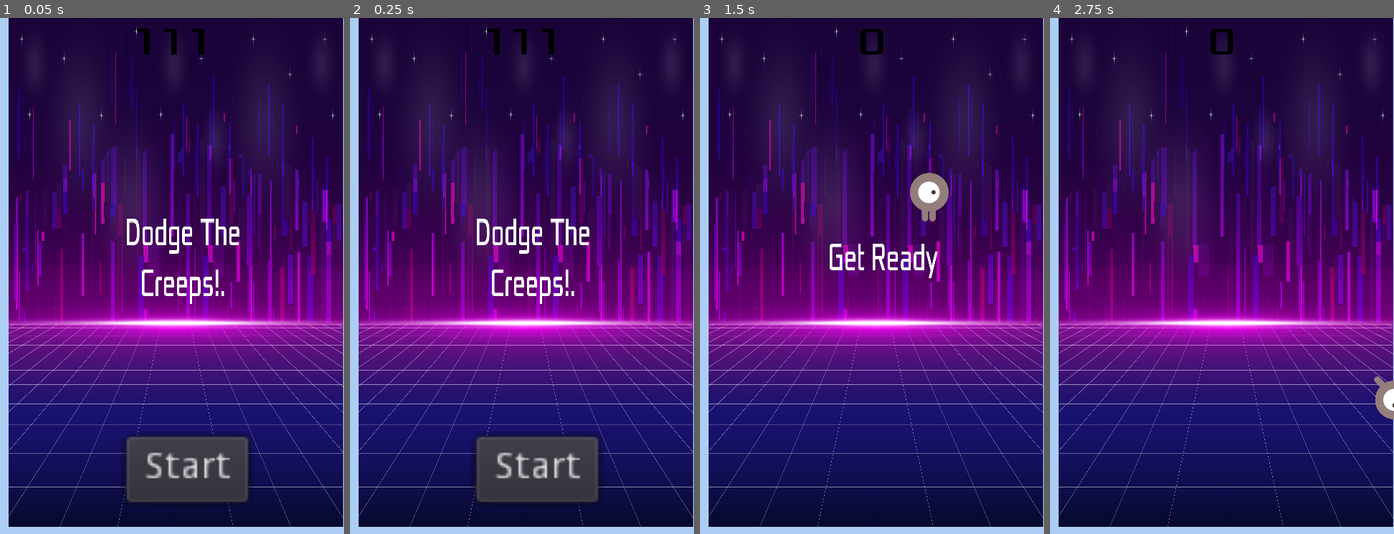
Above: before the commit, frames 1-4 (left to right).
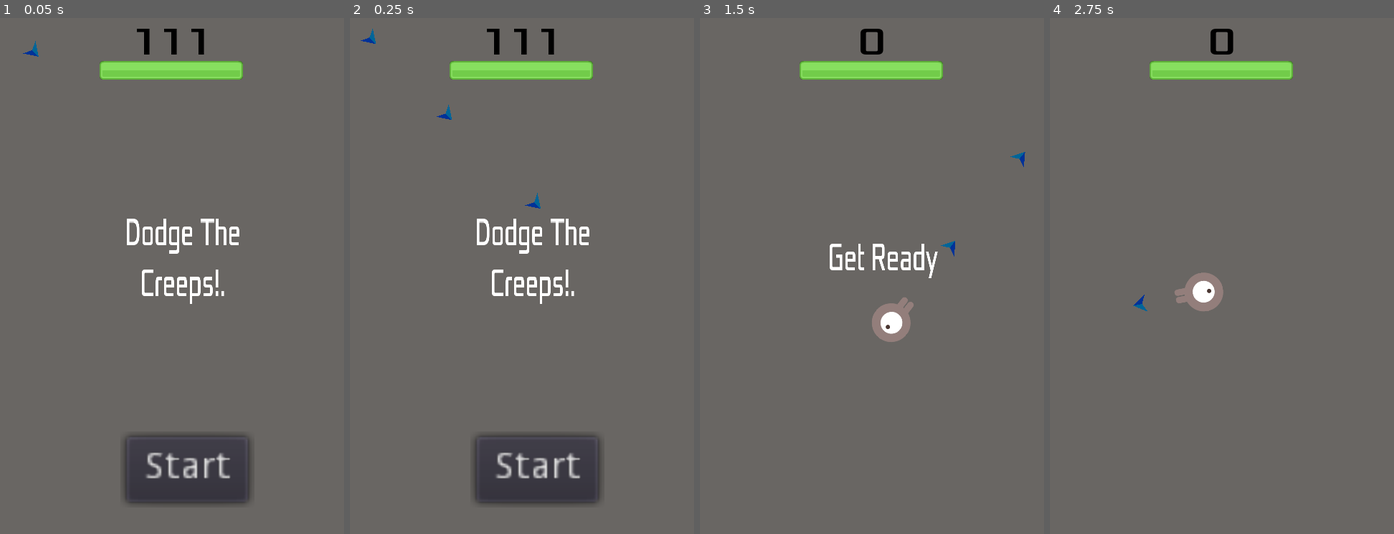
Above: after the commit, the same moments.

Repository: ShamliShahni/Dodge_the_Creep
Game: Godot game, scene res://Main.tscn
The game is run twice, just before and just after one commit, with the same random seed, the same clock (stepped at 60 frames per second) and the same inputs.
Inputs (mouse positions are in pixels of both pictures, inside the frame that each line leads up to):
- Up to frame 1 (0.05 s): no input
- Up to frame 2 (0.25 s): no input
- Up to frame 3 (1.5 s): click "Start" at 0.5 s; move the mouse to (947, 250) at 1.27 s; hold Right (ui_right) from 1.28 s (still down)
- Up to frame 4 (2.75 s): move the mouse to (1153, 301) at 2.02 s; release Right (ui_right) at 2.03 s; hold Down (ui_down) from 2.03 s (still down)

The runs differ from the first frame. In frame 1, 94% of the frame differs, in the area x 0-100%, y 0-100%; in frame 2, 94%; in frame 3, 99%; in frame 4, 100%.

Commit message:
Death vs Monster

Diff:
--- /dev/null
+++ b/Bullets.gd
@@ -0,0 +1,19 @@
+extends RigidBody2D
+
+var speed = 1500
+var lifetime = 3
+var damage = 100
+
+func _ready():
+	apply_impulse(Vector2() , Vector2(speed,0).rotated(rotation))
+	Self_Distruction()
+
+func _on_Bullets_body_entered(body):
+	pass
+
+func get_damage():
+	return damage
+
+func Self_Distruction():
+	yield(get_tree().create_timer(lifetime),"timeout")
+	queue_free()
--- /dev/null
+++ b/Bullets.tscn
@@ -0,0 +1,25 @@
+[gd_scene load_steps=4 format=2]
+
+[ext_resource path="res://dodge_assets/art/PinClipart.com_telescope-clip-art_669951.png" type="Texture" id=1]
+[ext_resource path="res://Bullets.gd" type="Script" id=2]
+
+[sub_resource type="RectangleShape2D" id=1]
+
+[node name="Bullets" type="RigidBody2D" groups=[
+"bullet",
+]]
+light_mask = 3
+gravity_scale = 0.0
+contacts_reported = 1
+contact_monitor = true
+script = ExtResource( 2 )
+
+[node name="Sprite" type="Sprite" parent="."]
+scale = Vector2( 0.0245198, 0.0247927 )
+texture = ExtResource( 1 )
+
+[node name="CollisionShape2D" type="CollisionShape2D" parent="."]
+position = Vector2( -1.10572, 0.065865 )
+shape = SubResource( 1 )
+
+[connection signal="body_entered" from="." to="." method="_on_Bullets_body_entered"]
--- /dev/null
+++ b/Coin.tscn
@@ -0,0 +1,15 @@
+[gd_scene load_steps=3 format=2]
+
+[ext_resource path="res://dodge_assets/art/—Pngtree—vector coins icon dollar gold_5591009.png" type="Texture" id=1]
+
+[sub_resource type="RectangleShape2D" id=1]
+extents = Vector2( 7.72696, 8.40957 )
+
+[node name="Coin" type="Node2D"]
+
+[node name="Sprite" type="Sprite" parent="."]
+scale = Vector2( 0.007, 0.007 )
+texture = ExtResource( 1 )
+
+[node name="CollisionShape2D" type="CollisionShape2D" parent="."]
+shape = SubResource( 1 )
--- a/Main.tscn
+++ b/Main.tscn
@@ -3,7 +3,7 @@
 [ext_resource path="res://mob.tscn" type="PackedScene" id=1]
 [ext_resource path="res://Player.tscn" type="PackedScene" id=2]
 [ext_resource path="res://hud.tscn" type="PackedScene" id=3]
-[ext_resource path="res://dodge_assets/vecteezy_retrofuturism-background_dy0121.jpg" type="Texture" id=4]
+[ext_resource path="res://PlayerHealthBar.tscn" type="PackedScene" id=4]
 
 [sub_resource type="GDScript" id=1]
 script/source = "extends Node
@@ -14,9 +14,18 @@
 # var b = \"text\"
 export (PackedScene) var Mob
 var score
+var game_time = 0.4
+var player = preload(\"res://Player.gd\")
+var walk_speed = 200
+var velocity = Vector2()
+var mob
+var moveing_Vector = Vector2()
+
 
 func _ready():
+	#moveing_Vector = Vector2(rand_range(mob.min_speed, mob.max_speed), 0)
 	randomize()
+
 
 func game_over():
 	 $ScoreTimer.stop()
@@ -25,8 +34,8 @@
 
 func new_game():
 	 score = 0
-	 print($StartPostion.position)
 	 $Player.start($StartPostion.position)
+	 $Player.visible = true
 	 $StartTimer.start()
 	 $hud.update_score(score)
 	 $hud.show_message(\"Get Ready\")
@@ -40,10 +49,11 @@
 	$hud.update_score(score)
 
 func _on_MobTimer_timeout():
+
 	# Choose a random location on Path2D.
 	$MobPath/MobSpawnLocation.offset = randi()
 	# Create a Mob instance and add it to the scene.
-	var mob = Mob.instance()
+	mob = Mob.instance()
 	add_child(mob)
 	# Set the mob's direction perpendicular to the path direction.
 	var direction = $MobPath/MobSpawnLocation.rotation + PI / 2
@@ -53,9 +63,27 @@
 	direction += rand_range(-PI / 4, PI / 4)
 	mob.rotation = direction
 	# Set the velocity (speed & direction).
-	mob.linear_velocity = Vector2(rand_range(mob.min_speed, mob.max_speed), 0)
-	mob.linear_velocity = mob.linear_velocity.rotated(direction)
+	velocity.x += walk_speed
+	velocity.y += walk_speed
+	#mob.move_and_slide(velocity,Vector2(0,-1))
+	if mob.enemy_alive:
+		moveing_Vector = Vector2(rand_range(mob.min_speed, mob.max_speed), 0)
+		mob.linear_velocity = moveing_Vector #Vector2(rand_range(mob.min_speed, mob.max_speed), 0)
+		mob.linear_velocity = mob.linear_velocity.rotated(direction)
+	#else:
+	#	mob.linear_velocity = Vector2(0,0)
+	#	mob.CollisionShape2D.disable = true
+	#	mob.position = mob.pos
+	#	mob.mode = 2
 
+#func _process(delta):
+#	var player_alive = player
+#	if player_alive:
+#		_on_GameTIme_timeout()
+#
+#
+#func _on_GameTIme_timeout():
+#	game_over()
 "
 
 [sub_resource type="Curve2D" id=2]
@@ -66,11 +94,6 @@
 [node name="Main" type="Node"]
 script = SubResource( 1 )
 Mob = ExtResource( 1 )
-
-[node name="Sprite" type="Sprite" parent="."]
-position = Vector2( 245.164, 345.051 )
-scale = Vector2( 0.0448073, 0.109584 )
-texture = ExtResource( 4 )
 
 [node name="Player" parent="." instance=ExtResource( 2 )]
 
@@ -93,7 +116,7 @@
 rotation = 3.03855e-08
 
 [node name="MobTimer" type="Timer" parent="."]
-wait_time = 0.5
+wait_time = 2.0
 
 [node name="hud" parent="." instance=ExtResource( 3 )]
 
@@ -101,9 +124,16 @@
 offset = Vector2( 240, 360 )
 current = true
 
+[node name="GameTIme" type="Timer" parent="."]
+wait_time = 0.4
+
+[node name="PlayerHealthBar" parent="." instance=ExtResource( 4 )]
+position = Vector2( 138.823, 60.0678 )
+
 [connection signal="hit" from="Player" to="." method="game_over"]
 [connection signal="hit" from="Player" to="." method="new_game"]
 [connection signal="timeout" from="ScoreTimer" to="." method="_on_ScoreTimer_timeout"]
 [connection signal="timeout" from="StartTimer" to="." method="_on_StartTimer_timeout"]
 [connection signal="timeout" from="MobTimer" to="." method="_on_MobTimer_timeout"]
 [connection signal="start_game" from="hud" to="." method="new_game"]
+[connection signal="timeout" from="GameTIme" to="." method="_on_GameTIme_timeout"]
--- a/Player.gd
+++ b/Player.gd
@@ -1,57 +1,128 @@
-extends Area2D
+extends KinematicBody2D
 
 signal hit
 
+export var speed = 300
+var screen_size
+var stop_dis = 50
+var max_speed = 400
+var min_speed = 150
+var bullet_speed = 100
+var fire_rate = 0.1
+var can_fire = true
+var bullets = preload("res://Bullets.tscn")
+var health_max = 100
+var player_health = 100
+var player_damage = 20
+var timer = 0.4
+var is_alive = true
+onready var tween = get_node("Tween")
 
-# Declare member variables here. Examples:
-# var a = 2
-# var b = "text"
-export var speed = 400
-var screen_size
-
-
-
-# Called when the node enters the scene tree for the first time.
 func _ready():
 	screen_size = get_viewport_rect().size
 	hide()
+	is_alive = true
 
 
 func start(pos):
 	position = pos
 	show()
-	$CollisionShape2D.disabled = false
+	#$CollisionShape2D.disabled = false
 
 func _process(delta):
-	var velocity = Vector2()  # The player's movement vector.
-	if Input.is_action_pressed("ui_right"):
-		velocity.x += 1
-	if Input.is_action_pressed("ui_left"):
-		velocity.x -= 1
-	if Input.is_action_pressed("ui_down"):
-		velocity.y += 1
-	if Input.is_action_pressed("ui_up"):
-		velocity.y -= 1
-	if velocity.length() > 0:
-		velocity = velocity.normalized() * speed
+	look_at_mouse()
+	move_player()
+	shooting()
+
+
+func shooting():
+	if can_fire :
+		can_fire = false
+		get_node("TurnPoint").rotation = get_angle_to(get_global_mouse_position())
+		var bullets_instance = bullets.instance()
+		bullets_instance.position =  get_node("TurnPoint/CastPoint").get_global_position()
+		bullets_instance.rotation_degrees = rotation_degrees + 90 #get_angle_to(get_global_mouse_position())
+		#bullets_instance.position.x -= bullets_instance.get_node("Sprite").get_rect().size.x
+		get_parent().add_child(bullets_instance)
+		yield(get_tree().create_timer(fire_rate),"timeout")
+		can_fire = true
+
+func look_at_mouse():
+	look_at(get_global_mouse_position())
+	rotation_degrees -= 90
+
+func move_player():
+	if position.distance_to(get_global_mouse_position()) > stop_dis:
+		var direction = get_global_mouse_position() - position
+		var direction_nor = direction.normalized()
+		var dir_len = direction.length()
+		move_and_slide(direction_nor * max(min_speed,min(max_speed,dir_len)))
 		$AnimatedSprite.play()
+		$AnimatedSprite.animation = "up"
 	else:
 		$AnimatedSprite.stop()
-	position += velocity * delta
-	position.x = clamp(position.x, 0, screen_size.x)
-	position.y = clamp(position.y, 0, screen_size.y)
-	if velocity.x != 0:
-		$AnimatedSprite.animation = "walk"
-		$AnimatedSprite.flip_v = false
-	# See the note below about boolean assignment
-		$AnimatedSprite.flip_h = velocity.x < 0
-	elif velocity.y != 0:
-		$AnimatedSprite.animation = "up"
-		$AnimatedSprite.flip_v = velocity.y > 0
+
+
+
+#	var velocity = Vector2()  # The player's movement vector.
+#	if Input.is_action_pressed("ui_right"):
+#		velocity.x += 1
+#	if Input.is_action_pressed("ui_left"):
+#		velocity.x -= 1
+#	if Input.is_action_pressed("ui_down"):
+#		velocity.y += 1
+#	if Input.is_action_pressed("ui_up"):
+#		velocity.y -= 1
+#	if velocity.length() > 0:
+#		velocity = velocity.normalized() * speed
+#		$AnimatedSprite.play()
+#	else:
+#		$AnimatedSprite.stop()
+#	position += velocity * delta
+#	position.x = clamp(position.x, 0, screen_size.x)
+#	position.y = clamp(position.y, 0, screen_size.y)
+#	if velocity.x != 0:
+#		$AnimatedSprite.animation = "walk"
+#		$AnimatedSprite.flip_v = false
+#	# See the note below about boolean assignment
+#		$AnimatedSprite.flip_h = velocity.x < 0
+#	elif velocity.y != 0:
+#		$AnimatedSprite.animation = "up"
+#		$AnimatedSprite.flip_v = velocity.y > 0
 
 func _on_Player_body_entered(body):
-	print("Hello")
-	hide()  # Player disappears after being hit.
-	print("hit")
-	emit_signal("hit")
-	$CollisionShape2D.set_deferred("disabled", true)
+	#print("Hello")
+	#hide()  # Player disappears after being hit.
+	#print("hit")
+	#emit_signal("hit")
+	#$CollisionShape2D.set_deferred("disabled", true)
+
+#	var group = body.get_groups()
+#	if group.has("mob"):
+#		player_health -= player_damage
+#
+#
+#	if player_health <= 0:
+#		queue_free()
+	pass
+
+
+
+
+func _on_Area2D_body_entered(body):
+	var group = body.get_groups()
+	if group.has("mob"):
+		player_health -= player_damage
+		var healthDisplay = get_parent().get_node("PlayerHealthBar")
+		healthDisplay.update_healthbar(player_health)
+
+	if player_health <= 0:
+		is_alive = false
+		emit_signal("hit")
+		$AnimatedSprite.stop()
+		tween.start()
+		tween.interpolate_property($AnimatedSprite,"modulate:a",1,0,0.2)
+		tween.interpolate_property($AnimatedSprite,"modulate:a",0,1,0.2)
+		yield(get_tree().create_timer(timer),"timeout")
+		queue_free()
+	pass # Replace with function body.
--- a/Player.tscn
+++ b/Player.tscn
@@ -23,23 +23,42 @@
 radius = 27.3513
 height = 13.516
 
-[node name="Player" type="Area2D"]
-input_pickable = false
-gravity = 0.0
+[sub_resource type="CapsuleShape2D" id=3]
+radius = 35.1816
+height = 0.0
+
+[node name="Player" type="KinematicBody2D" groups=[
+"player",
+]]
+collision_layer = 4
+collision_mask = 5
 script = ExtResource( 5 )
 __meta__ = {
-"_edit_group_": true,
-"_edit_horizontal_guides_": [ -49.2716 ]
+"_edit_group_": true
 }
 
 [node name="AnimatedSprite" type="AnimatedSprite" parent="."]
 scale = Vector2( 0.5, 0.5 )
 frames = SubResource( 1 )
-animation = "up"
+animation = "walk"
+frame = 1
 
 [node name="CollisionShape2D" type="CollisionShape2D" parent="."]
 use_parent_material = true
 shape = SubResource( 2 )
 disabled = true
 
-[connection signal="body_entered" from="." to="." method="_on_Player_body_entered"]
+[node name="TurnPoint" type="Position2D" parent="."]
+rotation = 0.785398
+
+[node name="CastPoint" type="Position2D" parent="TurnPoint"]
+position = Vector2( 42, 0 )
+
+[node name="Area2D" type="Area2D" parent="."]
+
+[node name="CollisionShape2D" type="CollisionShape2D" parent="Area2D"]
+shape = SubResource( 3 )
+
+[node name="Tween" type="Tween" parent="."]
+
+[connection signal="body_entered" from="Area2D" to="." method="_on_Area2D_body_entered"]
--- /dev/null
+++ b/PlayerHealthBar.gd
@@ -0,0 +1,23 @@
+extends Node2D
+
+var bar_green = preload("res://dodge_assets/art/barHorizontal_green.png")
+var bar_yellow = preload("res://dodge_assets/art/barHorizontal_yellow.png")
+var bar_red = preload("res://dodge_assets/art/barHorizontal_red.png")
+onready var healthbar = $HealthBar
+
+func _ready():
+	if get_parent() and get_parent().get("health_max"):
+		healthbar.max_value = get_parent().health_max
+
+func _process(delta):
+	global_rotation = 0
+
+func update_healthbar(value):
+	healthbar.texture_progress = bar_green
+	if value < healthbar.max_value * 7.0:
+		healthbar.texture_progress = bar_yellow
+	if value < healthbar.max_value * 3.0:
+		healthbar.texture_progress = bar_red
+
+
+	healthbar.value = value
--- /dev/null
+++ b/PlayerHealthBar.tscn
@@ -0,0 +1,19 @@
+[gd_scene load_steps=4 format=2]
+
+[ext_resource path="res://dodge_assets/art/barHorizontal_green.png" type="Texture" id=1]
+[ext_resource path="res://PlayerHealthBar.gd" type="Script" id=2]
+[ext_resource path="res://dodge_assets/art/Healthbar.png" type="Texture" id=3]
+
+[node name="PlayerHealthBar" type="Node2D"]
+script = ExtResource( 2 )
+
+[node name="HealthBar" type="TextureProgress" parent="."]
+margin_right = 200.0
+margin_bottom = 27.0
+value = 100.0
+texture_under = ExtResource( 3 )
+texture_progress = ExtResource( 1 )
+tint_under = Color( 0.0431373, 0.0392157, 0.0392157, 1 )
+__meta__ = {
+"_edit_use_anchors_": false
+}
--- a/mob.gd
+++ b/mob.gd
@@ -1,23 +1,51 @@
 extends RigidBody2D
 
-export var min_speed = 150  # Minimum speed range.
-export var max_speed = 250  # Maximum speed range.
+export var min_speed = 50  # Minimum speed range.
+export var max_speed = 150  # Maximum speed range.
+var max_health = 100
+var current_health = 100
+var timer = 0.4
+var timer2 = 1
+var coins = preload("res://Coin.tscn")
+var pos
+onready var tween = get_node("Tween")
+var enemy_alive = true
 
-# Declare member variables here. Examples:
-# var a = 2
-# var b = "text"
-
-
-# Called when the node enters the scene tree for the first time.
 func _ready():
 	var mob_types = $AnimatedSprite.frames.get_animation_names()
 	$AnimatedSprite.animation = mob_types[randi() % mob_types.size()]
 
 
-# Called every frame. 'delta' is the elapsed time since the previous frame.
-#func _process(delta):
-#	pass
-
-
 func _on_VisibilityNotifier2D_screen_exited():
 		queue_free()
+
+func _on_Area2D_body_entered(body):
+	var group = body.get_groups()
+
+	if group.has("bullet"):
+		current_health -= body.get_damage()
+
+	if current_health <= 0 && enemy_alive:
+		enemy_alive = false
+		pos = position
+		sleeping = true
+		#lin_var.mob.linear_velocity = Vector2(0,0)
+
+		$AnimatedSprite.stop()
+		tween.start()
+		tween.interpolate_property($AnimatedSprite,"modulate:a",1,0,0.2)
+		tween.interpolate_property($AnimatedSprite,"modulate:a",0,1,0.2)
+		yield(get_tree().create_timer(timer),"timeout")
+		$AnimatedSprite.visible = false
+		$Sprite.visible = true
+		#pos = position
+		yield(get_tree().create_timer(timer2),"timeout")
+		#queue_free()
+		#var coins_instance = coins.instance()
+		#coins_instance.position = pos
+		#coins_instance.rotation = rotation
+		#get_parent().add_child(coins_instance)
+
+	if group.has("mob"):
+		pos = position
+		$CollisionShape2D.disabled = true
--- a/mob.tscn
+++ b/mob.tscn
@@ -7,14 +7,10 @@
 [ext_resource path="res://dodge_assets/art/enemyWalking_1.png" type="Texture" id=5]
 [ext_resource path="res://dodge_assets/art/enemyFlyingAlt_1.png" type="Texture" id=6]
 [ext_resource path="res://mob.gd" type="Script" id=7]
+[ext_resource path="res://dodge_assets/art/—Pngtree—vector coins icon dollar gold_5591009.png" type="Texture" id=8]
 
 [sub_resource type="SpriteFrames" id=1]
 animations = [ {
-"frames": [ ExtResource( 2 ), ExtResource( 4 ) ],
-"loop": true,
-"name": "swim",
-"speed": 3.0
-}, {
 "frames": [ ExtResource( 6 ), ExtResource( 3 ) ],
 "loop": true,
 "name": "fly",
@@ -24,20 +20,27 @@
 "loop": true,
 "name": "walk",
 "speed": 3.0
+}, {
+"frames": [ ExtResource( 2 ), ExtResource( 4 ) ],
+"loop": true,
+"name": "swim",
+"speed": 3.0
 } ]
 
 [sub_resource type="CapsuleShape2D" id=2]
 radius = 39.5403
 height = 20.652
 
+[sub_resource type="CapsuleShape2D" id=3]
+radius = 37.7103
+height = 28.7207
+
 [node name="mob" type="RigidBody2D" groups=[
-"queue_free",
+"mob",
 ]]
-gravity_scale = 0.0
+collision_layer = 4
+collision_mask = 5
 script = ExtResource( 7 )
-__meta__ = {
-"_edit_horizontal_guides_": [ -46.0014 ]
-}
 
 [node name="AnimatedSprite" type="AnimatedSprite" parent="."]
 rotation = 1.5708
@@ -45,11 +48,25 @@
 frames = SubResource( 1 )
 animation = "walk"
 frame = 1
-playing = true
 
 [node name="CollisionShape2D" type="CollisionShape2D" parent="."]
 shape = SubResource( 2 )
 
 [node name="VisibilityNotifier2D" type="VisibilityNotifier2D" parent="."]
 
+[node name="Area2D" type="Area2D" parent="."]
+collision_layer = 5
+collision_mask = 5
+
+[node name="CollisionShape2D" type="CollisionShape2D" parent="Area2D"]
+shape = SubResource( 3 )
+
+[node name="Tween" type="Tween" parent="."]
+
+[node name="Sprite" type="Sprite" parent="."]
+visible = false
+scale = Vector2( 0.01, 0.01 )
+texture = ExtResource( 8 )
+
 [connection signal="screen_exited" from="VisibilityNotifier2D" to="." method="_on_VisibilityNotifier2D_screen_exited"]
+[connection signal="body_entered" from="Area2D" to="." method="_on_Area2D_body_entered"]
--- a/project.godot
+++ b/project.godot
@@ -29,8 +29,12 @@
 [physics]
 
 common/enable_pause_aware_picking=true
+2d/default_gravity=0
+2d/default_gravity_vector=Vector2( 0, -1 )
+2d/default_linear_damp=0.0
+2d/default_angular_damp=0.0
 
 [rendering]
 
-environment/default_clear_color=Color( 0.682353, 0.811765, 0.960784, 1 )
+environment/default_clear_color=Color( 0.415686, 0.403922, 0.392157, 1 )
 environment/default_environment="res://default_env.tres"
Not shown: 1 places in Player.tscn that only renumber resources
Binary file added: dodge_assets/1x/Asset 1.png
Not shown, added: dodge_assets/1x/Asset 1.png.import
Binary file added: dodge_assets/art/142601-pic-explosion-download-hd.png
Not shown, added: dodge_assets/art/142601-pic-explosion-download-hd.png.import
Binary file added: dodge_assets/art/Healthbar.png
Not shown, added: dodge_assets/art/Healthbar.png.import
Binary file added: dodge_assets/art/PinClipart.com_telescope-clip-art_669951.png
Not shown, added: dodge_assets/art/PinClipart.com_telescope-clip-art_669951.png.import
Binary file added: dodge_assets/art/barHorizontal_green.png
Not shown, added: dodge_assets/art/barHorizontal_green.png.import
Binary file added: dodge_assets/art/barHorizontal_red.png
(and 11 more such lines)
